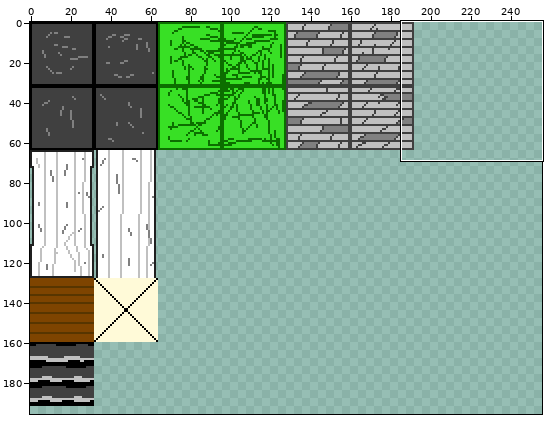
File history of a sprite sheet, background/images/bg_blocks.png. The first picture is a wide view before the edit; the outline marks the close-up.
Close-up. As it was:
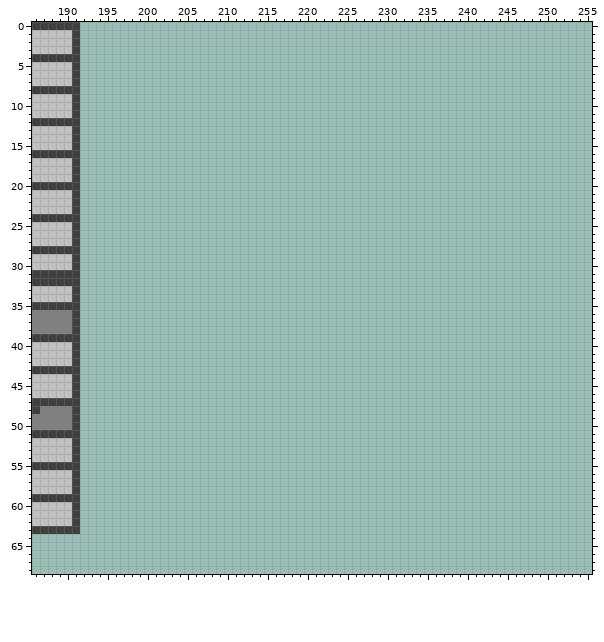
The file is 256x256 pixels. Shown: x 186..255, y 0..68. The wide view leaves out empty margins.
After the commit:
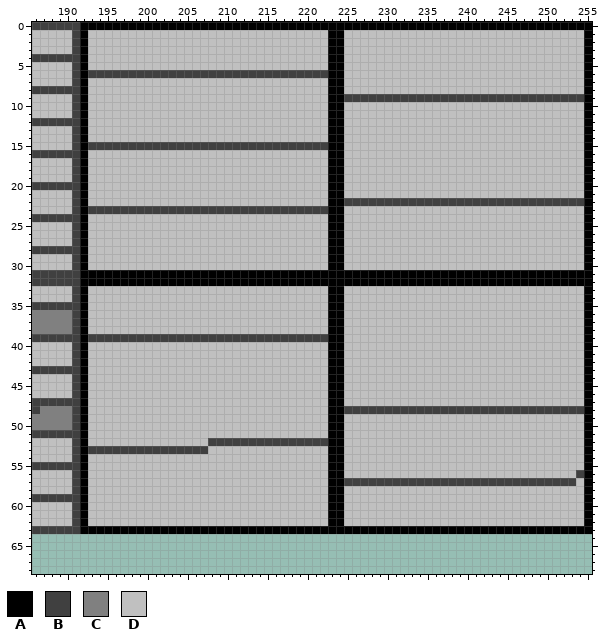
Palette (. is transparent): A #000000  B #404040  C #808080  D #c0c0c0
The edit:
Changed rows in their new state; - is an unchanged pixel.
first column x 192:
 0 AAAAAAAAAAAAAAAAAAAAAAAAAAAAAAAAAAAAAAAAAAAAAAAAAAAAAAAAAAAAAAAA
 1 ADDDDDDDDDDDDDDDDDDDDDDDDDDDDDDAADDDDDDDDDDDDDDDDDDDDDDDDDDDDDDA
 2 ADDDDDDDDDDDDDDDDDDDDDDDDDDDDDDAADDDDDDDDDDDDDDDDDDDDDDDDDDDDDDA
 3 ADDDDDDDDDDDDDDDDDDDDDDDDDDDDDDAADDDDDDDDDDDDDDDDDDDDDDDDDDDDDDA
 4 ADDDDDDDDDDDDDDDDDDDDDDDDDDDDDDAADDDDDDDDDDDDDDDDDDDDDDDDDDDDDDA
 5 ADDDDDDDDDDDDDDDDDDDDDDDDDDDDDDAADDDDDDDDDDDDDDDDDDDDDDDDDDDDDDA
 6 ABBBBBBBBBBBBBBBBBBBBBBBBBBBBBBAADDDDDDDDDDDDDDDDDDDDDDDDDDDDDDA
 7 ADDDDDDDDDDDDDDDDDDDDDDDDDDDDDDAADDDDDDDDDDDDDDDDDDDDDDDDDDDDDDA
 8 ADDDDDDDDDDDDDDDDDDDDDDDDDDDDDDAADDDDDDDDDDDDDDDDDDDDDDDDDDDDDDA
 9 ADDDDDDDDDDDDDDDDDDDDDDDDDDDDDDAABBBBBBBBBBBBBBBBBBBBBBBBBBBBBBA
10 ADDDDDDDDDDDDDDDDDDDDDDDDDDDDDDAADDDDDDDDDDDDDDDDDDDDDDDDDDDDDDA
11 ADDDDDDDDDDDDDDDDDDDDDDDDDDDDDDAADDDDDDDDDDDDDDDDDDDDDDDDDDDDDDA
12 ADDDDDDDDDDDDDDDDDDDDDDDDDDDDDDAADDDDDDDDDDDDDDDDDDDDDDDDDDDDDDA
13 ADDDDDDDDDDDDDDDDDDDDDDDDDDDDDDAADDDDDDDDDDDDDDDDDDDDDDDDDDDDDDA
14 ADDDDDDDDDDDDDDDDDDDDDDDDDDDDDDAADDDDDDDDDDDDDDDDDDDDDDDDDDDDDDA
15 ABBBBBBBBBBBBBBBBBBBBBBBBBBBBBBAADDDDDDDDDDDDDDDDDDDDDDDDDDDDDDA
16 ADDDDDDDDDDDDDDDDDDDDDDDDDDDDDDAADDDDDDDDDDDDDDDDDDDDDDDDDDDDDDA
17 ADDDDDDDDDDDDDDDDDDDDDDDDDDDDDDAADDDDDDDDDDDDDDDDDDDDDDDDDDDDDDA
18 ADDDDDDDDDDDDDDDDDDDDDDDDDDDDDDAADDDDDDDDDDDDDDDDDDDDDDDDDDDDDDA
19 ADDDDDDDDDDDDDDDDDDDDDDDDDDDDDDAADDDDDDDDDDDDDDDDDDDDDDDDDDDDDDA
20 ADDDDDDDDDDDDDDDDDDDDDDDDDDDDDDAADDDDDDDDDDDDDDDDDDDDDDDDDDDDDDA
21 ADDDDDDDDDDDDDDDDDDDDDDDDDDDDDDAADDDDDDDDDDDDDDDDDDDDDDDDDDDDDDA
22 ADDDDDDDDDDDDDDDDDDDDDDDDDDDDDDAABBBBBBBBBBBBBBBBBBBBBBBBBBBBBBA
23 ABBBBBBBBBBBBBBBBBBBBBBBBBBBBBBAADDDDDDDDDDDDDDDDDDDDDDDDDDDDDDA
24 ADDDDDDDDDDDDDDDDDDDDDDDDDDDDDDAADDDDDDDDDDDDDDDDDDDDDDDDDDDDDDA
25 ADDDDDDDDDDDDDDDDDDDDDDDDDDDDDDAADDDDDDDDDDDDDDDDDDDDDDDDDDDDDDA
26 ADDDDDDDDDDDDDDDDDDDDDDDDDDDDDDAADDDDDDDDDDDDDDDDDDDDDDDDDDDDDDA
27 ADDDDDDDDDDDDDDDDDDDDDDDDDDDDDDAADDDDDDDDDDDDDDDDDDDDDDDDDDDDDDA
28 ADDDDDDDDDDDDDDDDDDDDDDDDDDDDDDAADDDDDDDDDDDDDDDDDDDDDDDDDDDDDDA
29 ADDDDDDDDDDDDDDDDDDDDDDDDDDDDDDAADDDDDDDDDDDDDDDDDDDDDDDDDDDDDDA
30 ADDDDDDDDDDDDDDDDDDDDDDDDDDDDDDAADDDDDDDDDDDDDDDDDDDDDDDDDDDDDDA
31 AAAAAAAAAAAAAAAAAAAAAAAAAAAAAAAAAAAAAAAAAAAAAAAAAAAAAAAAAAAAAAAA
32 AAAAAAAAAAAAAAAAAAAAAAAAAAAAAAAAAAAAAAAAAAAAAAAAAAAAAAAAAAAAAAAA
33 ADDDDDDDDDDDDDDDDDDDDDDDDDDDDDDAADDDDDDDDDDDDDDDDDDDDDDDDDDDDDDA
34 ADDDDDDDDDDDDDDDDDDDDDDDDDDDDDDAADDDDDDDDDDDDDDDDDDDDDDDDDDDDDDA
35 ADDDDDDDDDDDDDDDDDDDDDDDDDDDDDDAADDDDDDDDDDDDDDDDDDDDDDDDDDDDDDA
36 ADDDDDDDDDDDDDDDDDDDDDDDDDDDDDDAADDDDDDDDDDDDDDDDDDDDDDDDDDDDDDA
37 ADDDDDDDDDDDDDDDDDDDDDDDDDDDDDDAADDDDDDDDDDDDDDDDDDDDDDDDDDDDDDA
38 ADDDDDDDDDDDDDDDDDDDDDDDDDDDDDDAADDDDDDDDDDDDDDDDDDDDDDDDDDDDDDA
39 ABBBBBBBBBBBBBBBBBBBBBBBBBBBBBBAADDDDDDDDDDDDDDDDDDDDDDDDDDDDDDA
40 ADDDDDDDDDDDDDDDDDDDDDDDDDDDDDDAADDDDDDDDDDDDDDDDDDDDDDDDDDDDDDA
41 ADDDDDDDDDDDDDDDDDDDDDDDDDDDDDDAADDDDDDDDDDDDDDDDDDDDDDDDDDDDDDA
42 ADDDDDDDDDDDDDDDDDDDDDDDDDDDDDDAADDDDDDDDDDDDDDDDDDDDDDDDDDDDDDA
43 ADDDDDDDDDDDDDDDDDDDDDDDDDDDDDDAADDDDDDDDDDDDDDDDDDDDDDDDDDDDDDA
44 ADDDDDDDDDDDDDDDDDDDDDDDDDDDDDDAADDDDDDDDDDDDDDDDDDDDDDDDDDDDDDA
45 ADDDDDDDDDDDDDDDDDDDDDDDDDDDDDDAADDDDDDDDDDDDDDDDDDDDDDDDDDDDDDA
46 ADDDDDDDDDDDDDDDDDDDDDDDDDDDDDDAADDDDDDDDDDDDDDDDDDDDDDDDDDDDDDA
47 ADDDDDDDDDDDDDDDDDDDDDDDDDDDDDDAADDDDDDDDDDDDDDDDDDDDDDDDDDDDDDA
48 ADDDDDDDDDDDDDDDDDDDDDDDDDDDDDDAABBBBBBBBBBBBBBBBBBBBBBBBBBBBBBA
49 ADDDDDDDDDDDDDDDDDDDDDDDDDDDDDDAADDDDDDDDDDDDDDDDDDDDDDDDDDDDDDA
50 ADDDDDDDDDDDDDDDDDDDDDDDDDDDDDDAADDDDDDDDDDDDDDDDDDDDDDDDDDDDDDA
51 ADDDDDDDDDDDDDDDDDDDDDDDDDDDDDDAADDDDDDDDDDDDDDDDDDDDDDDDDDDDDDA
52 ADDDDDDDDDDDDDDDBBBBBBBBBBBBBBBAADDDDDDDDDDDDDDDDDDDDDDDDDDDDDDA
53 ABBBBBBBBBBBBBBBDDDDDDDDDDDDDDDAADDDDDDDDDDDDDDDDDDDDDDDDDDDDDDA
54 ADDDDDDDDDDDDDDDDDDDDDDDDDDDDDDAADDDDDDDDDDDDDDDDDDDDDDDDDDDDDDA
55 ADDDDDDDDDDDDDDDDDDDDDDDDDDDDDDAADDDDDDDDDDDDDDDDDDDDDDDDDDDDDDA
56 ADDDDDDDDDDDDDDDDDDDDDDDDDDDDDDAADDDDDDDDDDDDDDDDDDDDDDDDDDDDDBA
57 ADDDDDDDDDDDDDDDDDDDDDDDDDDDDDDAABBBBBBBBBBBBBBBBBBBBBBBBBBBBBDA
58 ADDDDDDDDDDDDDDDDDDDDDDDDDDDDDDAADDDDDDDDDDDDDDDDDDDDDDDDDDDDDDA
59 ADDDDDDDDDDDDDDDDDDDDDDDDDDDDDDAADDDDDDDDDDDDDDDDDDDDDDDDDDDDDDA
60 ADDDDDDDDDDDDDDDDDDDDDDDDDDDDDDAADDDDDDDDDDDDDDDDDDDDDDDDDDDDDDA
61 ADDDDDDDDDDDDDDDDDDDDDDDDDDDDDDAADDDDDDDDDDDDDDDDDDDDDDDDDDDDDDA
62 ADDDDDDDDDDDDDDDDDDDDDDDDDDDDDDAADDDDDDDDDDDDDDDDDDDDDDDDDDDDDDA
63 AAAAAAAAAAAAAAAAAAAAAAAAAAAAAAAAAAAAAAAAAAAAAAAAAAAAAAAAAAAAAAAA
